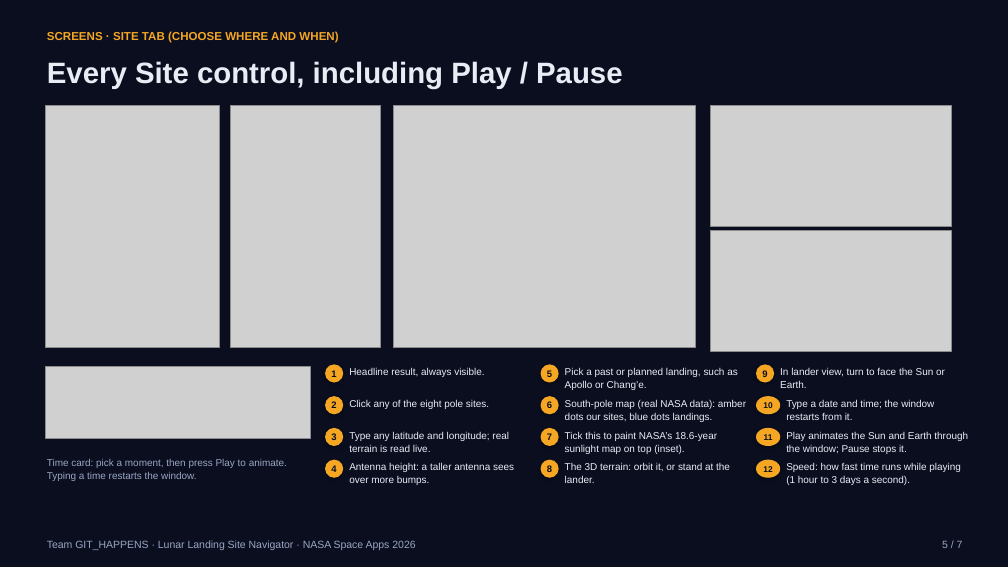
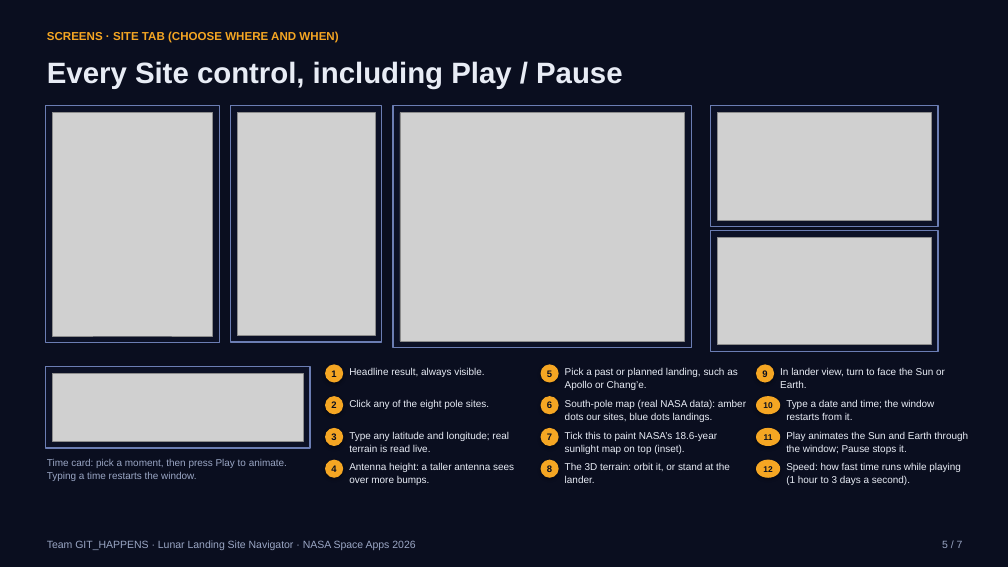
Before and after one commit to Amitrajeetpaul/lunar-landing-site-navigator, a slide deck: slide 5 of docs/GIT_7_SLIDE_PPT.pptx. Drawn at 1008x567 pixels with LibreOffice and Linux fonts; fonts in the diff are those of the drawing; grey boxes stand for pictures. Boxes give left, top, right and bottom in pixels: in the first picture for what was removed or moved away, otherwise in the second. Text is boxed around its words. In the diff, an @@ line names an element or a change of style, - is before the commit and + after.

Commit message:
Demo deck: padded screenshot frames

```diff
--- a/docs/GIT_7_SLIDE_PPT.pptx
+++ b/docs/GIT_7_SLIDE_PPT.pptx
@@ rectangle added at [45, 106, 219, 343], fill #0C1126, outline #6B7DB3 1.25 pt @@
@@ picture: place and size @@
-picture at [45, 106, 219, 348]
+picture at [52, 113, 212, 337]
@@ rectangle added at [231, 106, 382, 343], fill #0C1126, outline #6B7DB3 1.25 pt @@
@@ picture: place and size @@
-picture at [231, 106, 380, 348]
+picture at [237, 113, 375, 336]
@@ rectangle added at [393, 106, 692, 348], fill #0C1126, outline #6B7DB3 1.25 pt @@
@@ picture: place and size @@
-picture at [393, 106, 695, 348]
+picture at [400, 113, 685, 341]
@@ rectangle added at [711, 106, 938, 227], fill #0C1126, outline #6B7DB3 1.25 pt @@
@@ picture: place and size @@
-picture at [711, 106, 952, 227]
+picture at [718, 113, 932, 220]
@@ rectangle added at [711, 231, 938, 352], fill #0C1126, outline #6B7DB3 1.25 pt @@
@@ picture: place and size @@
-picture at [711, 231, 952, 352]
+picture at [718, 237, 932, 345]
@@ rectangle added at [45, 367, 310, 448], fill #0C1126, outline #6B7DB3 1.25 pt @@
@@ picture: place and size @@
-picture at [45, 367, 310, 438]
+picture at [52, 374, 303, 442]
```
Also in this commit, not shown: 6 other slides changed, 1 other file.
